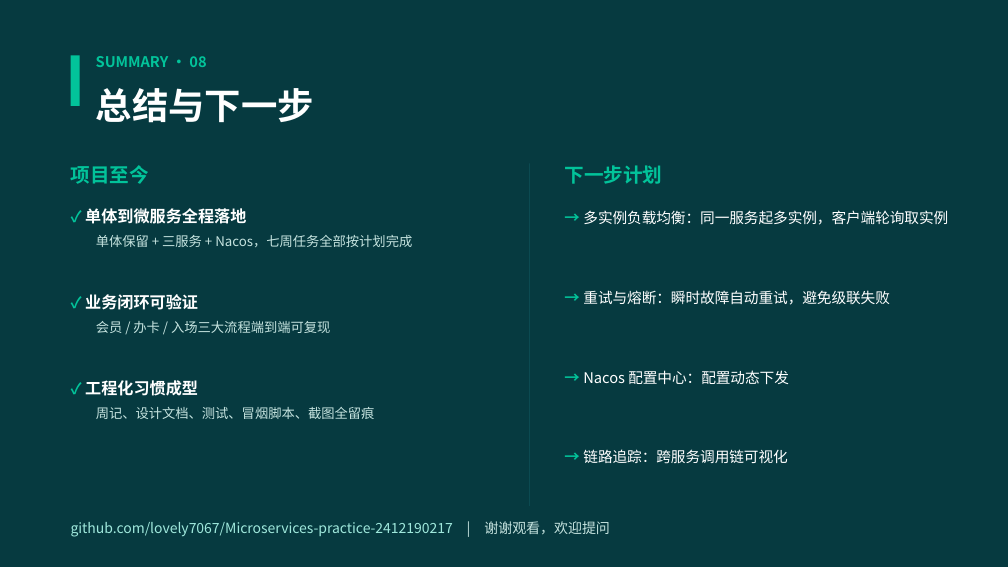
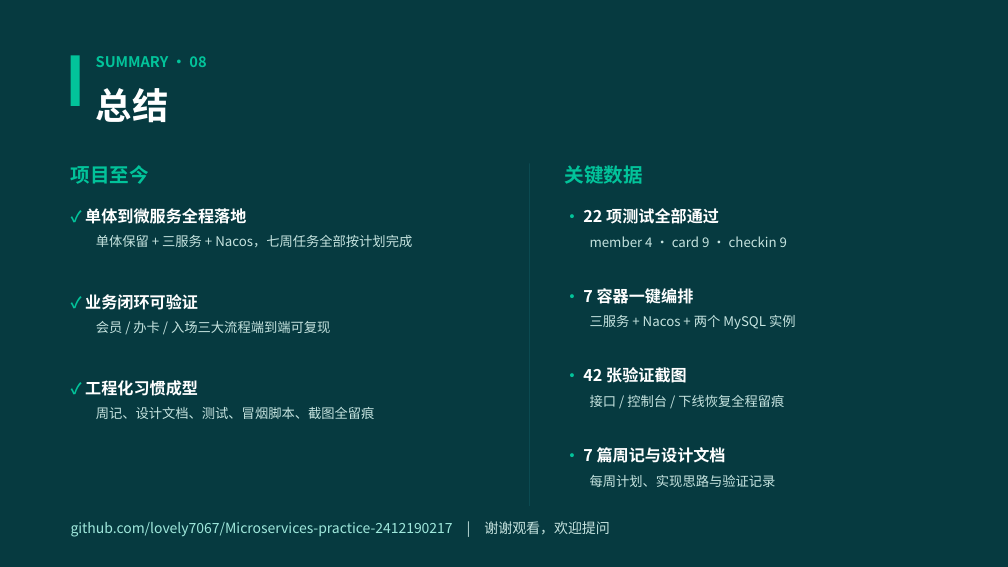
Before and after one commit to lovely7067/Microservices-practice-2412190217, a slide deck: slide 9 of docs/项目进度汇报-第01-07周.pptx. Drawn at 1008x567 pixels with LibreOffice and Linux fonts; fonts in the diff are those of the drawing. Boxes give left, top, right and bottom in pixels: in the first picture for what was removed or moved away, otherwise in the second. Text is boxed around its words. In the diff, an @@ line names an element or a change of style, - is before the commit and + after.

Commit message:
docs: PPT 移除第08周规划与下一步计划等未发生内容，仅保留已完成事实

```diff
--- a/docs/项目进度汇报-第01-07周.pptx
+++ b/docs/项目进度汇报-第01-07周.pptx
@@ text at [96,88,169,123]: text changed @@
-总结与下一步
+总结
@@ text at [564,165,642,184]: text changed @@
-下一步计划
+关键数据
@@ text at [583,208,719,224]: text changed; size 10.5 to 11.5 pt; bold on @@
-→ 多实例负载均衡：同一服务起多实例，客户端轮询取实例
+· 22 项测试全部通过
@@ text at [590,236,787,247]: text changed; size 10.5 to 9.5 pt; text colour #FFFFFF to #C5E3DF @@
-→ 重试与熔断：瞬时故障自动重试，避免级联失败
+member 4 · card 9 · checkin 9
@@ text at [583,288,694,304]: text changed; size 10.5 to 11.5 pt; bold on @@
-→ Nacos 配置中心：配置动态下发
+· 7 容器一键编排
@@ text at [590,315,796,329]: text changed; size 10.5 to 9.5 pt; text colour #FFFFFF to #C5E3DF @@
-→ 链路追踪：跨服务调用链可视化
+三服务 + Nacos + 两个 MySQL 实例
@@ text added at [583,367,687,383], 11.5 pt, text #FFFFFF, bold @@
+· 42 张验证截图
@@ text added at [590,395,784,407], 9.5 pt, text #C5E3DF @@
+接口 / 控制台 / 下线恢复全程留痕
@@ text added at [583,447,726,463], 11.5 pt, text #FFFFFF, bold @@
+· 7 篇周记与设计文档
@@ text added at [590,475,776,487], 9.5 pt, text #C5E3DF @@
+每周计划、实现思路与验证记录
```
Also in this commit, not shown: 2 other slides changed.
